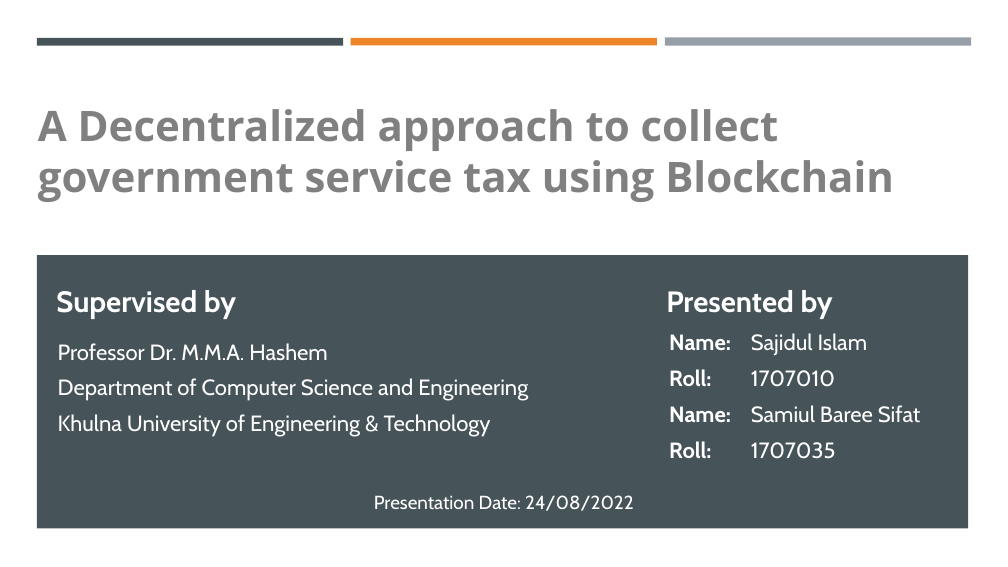
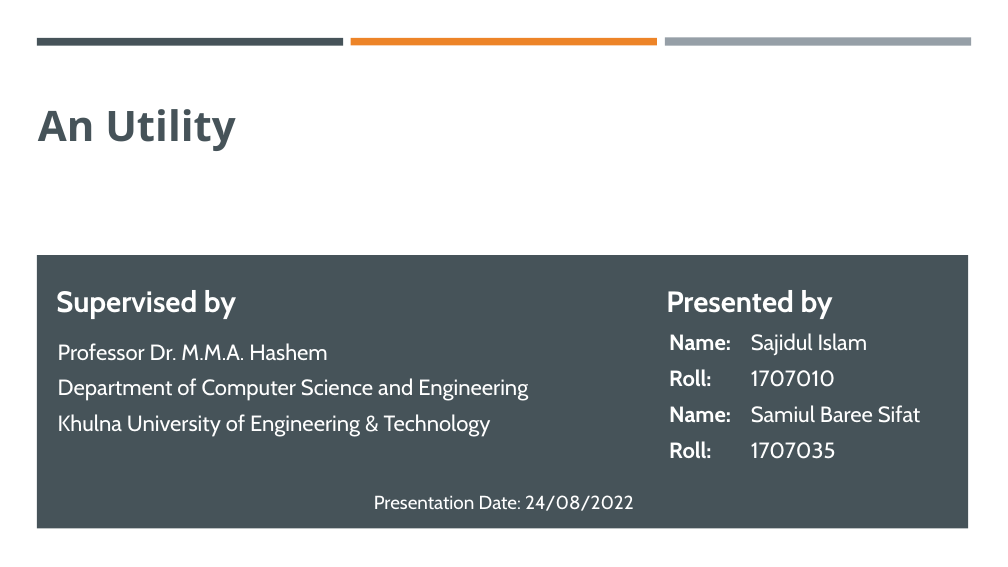
Before and after one commit to ssifu/Thesis, a slide deck: slide 1 of Pre Defense/1707010, 1707035.pptx. Drawn at 1008x567 pixels with LibreOffice and Linux fonts; fonts in the diff are those of the drawing. Boxes give left, top, right and bottom in pixels: in the first picture for what was removed or moved away, otherwise in the second. Text is boxed around its words. In the diff, an @@ line names an element or a change of style, - is before the commit and + after.

Commit message:
Code Upload
Uploading application code and defense presentation and report

```diff
--- a/Pre Defense/1707010, 1707035.pptx
+++ b/Pre Defense/1707010, 1707035.pptx
@@ text at [38, 109, 235, 151]: text changed; text colour #808080 to #465359 @@
-A Decentralized approach to collect government service tax using Blockchain
+An Utility
```
Also in this commit, not shown: 37 other files.
